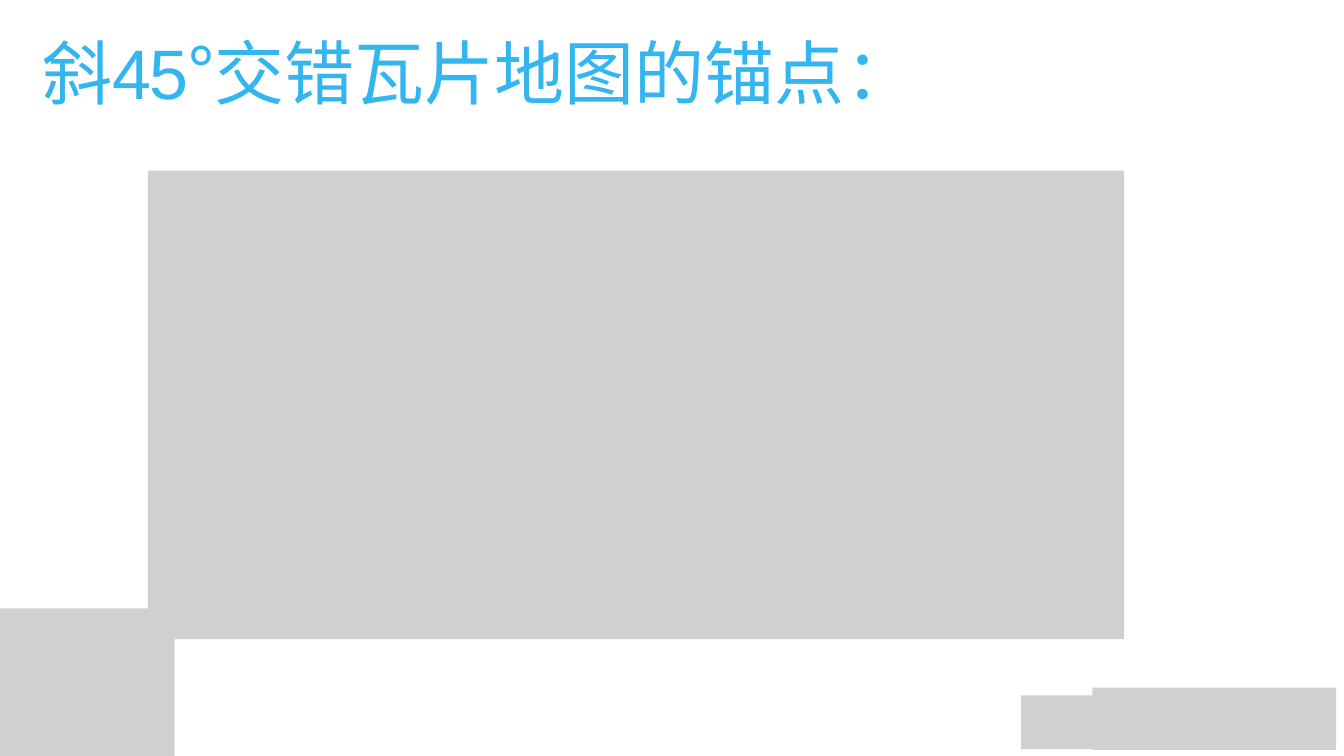
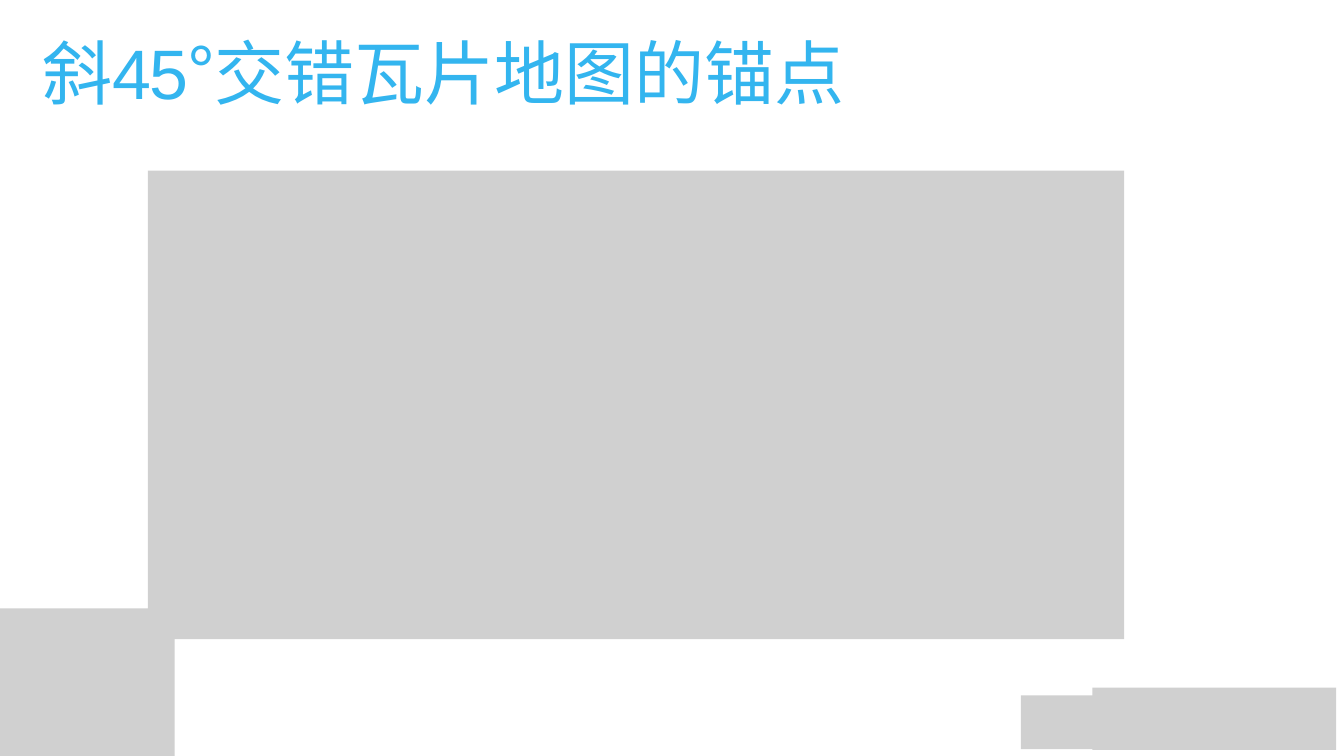
Before and after one commit to gfzheng/MOSAD, a slide deck: slide 47 of Keynotes/week12_tile_map.pptx. Drawn at 1344x756 pixels with LibreOffice and Linux fonts; fonts in the diff are those of the drawing; grey boxes stand for pictures; background and template pictures are left out. Boxes give left, top, right and bottom in pixels: in the first picture for what was removed or moved away, otherwise in the second. Text is boxed around its words. In the diff, an @@ line names an element or a change of style, - is before the commit and + after.

```diff
--- a/Keynotes/week12_tile_map.pptx
+++ b/Keynotes/week12_tile_map.pptx
@@ title at (x1=42, y1=40, x2=845, y2=105): text changed @@
-斜45°交错瓦片地图的锚点：
+斜45°交错瓦片地图的锚点
```
Also in this commit, not shown: 6 other slides changed.
